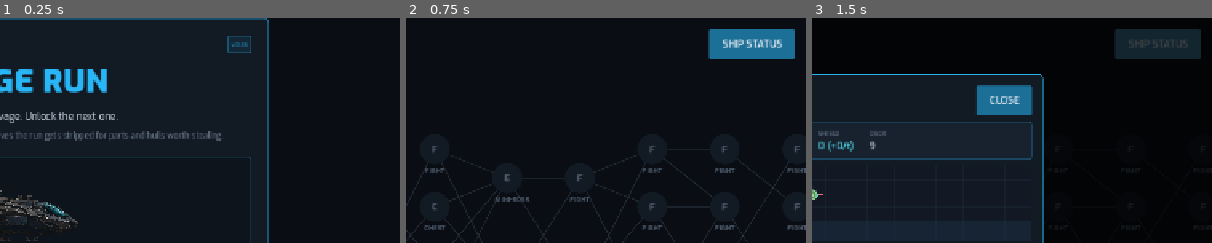
Above: before the commit, frames 1-3 (left to right).
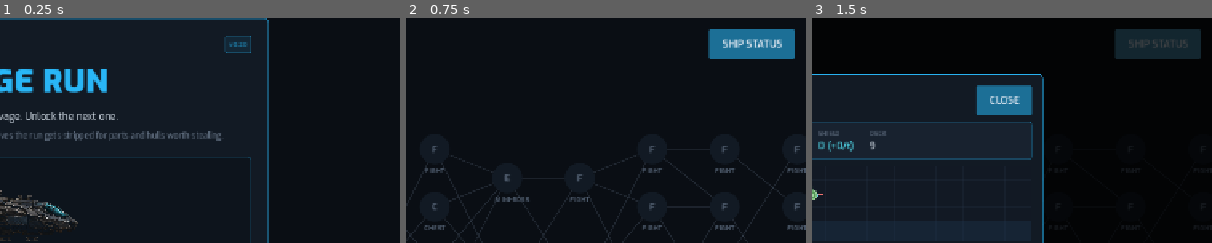
Above: after the commit, the same moments.

Repository: thegliffy/salvage-run
Game: Godot game, scene res://scenes/title.tscn
The game is run twice, just before and just after one commit, with the same random seed, the same clock (stepped at 60 frames per second) and the same inputs.
Inputs:
- Up to frame 1 (0.25 s): no input
- Up to frame 2 (0.75 s): click "STEAL" at 0.5 s
- Up to frame 3 (1.5 s): click "SHIP STATUS" at 1.25 s
The pictures show only the part of the screen within x 50-100%, y 0-50%; the shares and areas given below are measured in that part.

The runs differ from the first frame. In frame 1, 0.1% of the frame differs, in the area x 56-62%, y 8-16%; in frame 2, nothing differs; in frame 3, nothing differs.

Commit message:
Bump version to 0.20
Set config/version and README byline/download links for the v0.20
release (module icons, expand UI, strip credits, card rebalance,
3-sector map, Shepherd). Credits still lead with thegliffy.

Co-authored-by: thegliffy <thegliffy@users.noreply.github.com>

Diff:
--- a/project.godot
+++ b/project.godot
@@ -7,7 +7,7 @@
 
 config/name="Salvage Run"
 config/description="Steal a ship, fight across three sectors, sell it for salvage — unlock new parts and bigger hulls to steal next."
-config/version="0.15"
+config/version="0.20"
 run/main_scene="res://scenes/title.tscn"
 config/features=PackedStringArray("4.7", "GL Compatibility")
 config/icon="res://icon.svg"
Not shown, changed: README.md
